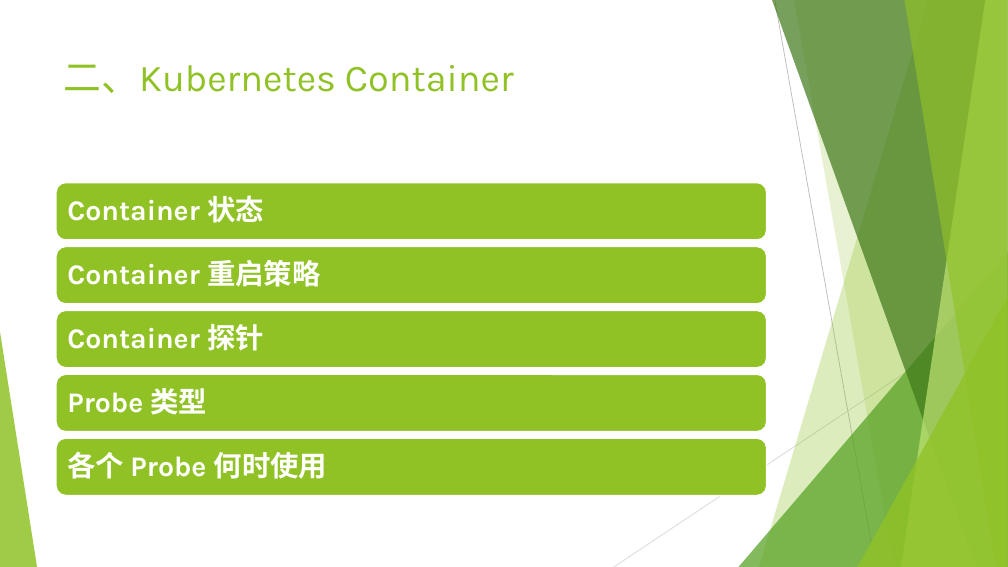
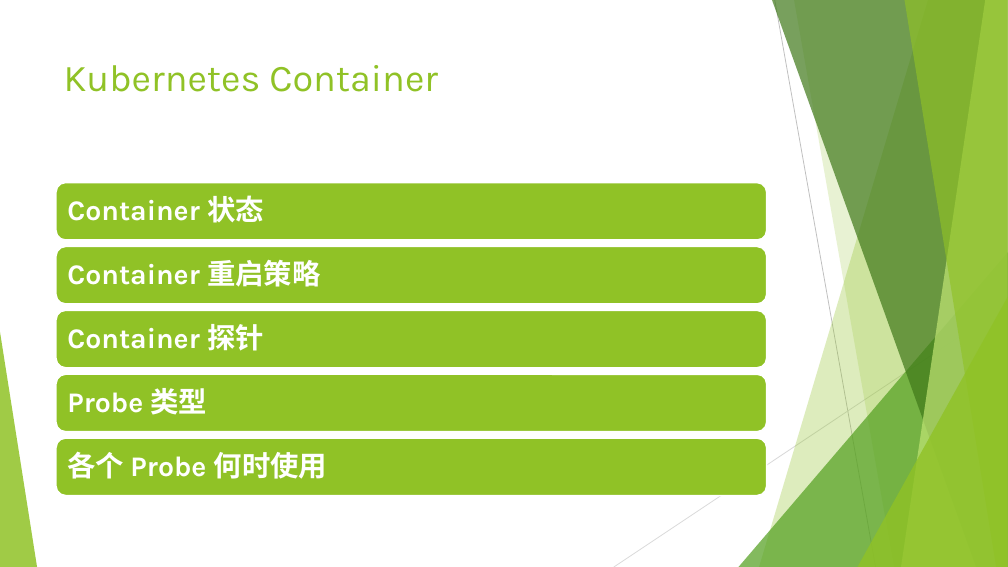
Before and after one commit to qinyudong89/qinyudong.github.io, a slide deck: slide 20 of _posts/k8s/Kubernetes原理.pptx (slide 7 before the commit). Drawn at 1008x567 pixels with LibreOffice and Linux fonts; fonts in the diff are those of the drawing. Boxes give left, top, right and bottom in pixels: in the first picture for what was removed or moved away, otherwise in the second. Text is boxed around its words. In the diff, an @@ line names an element or a change of style, - is before the commit and + after.

```diff
--- a/_posts/k8s/Kubernetes原理.pptx
+++ b/_posts/k8s/Kubernetes原理.pptx
@@ title at (64,65,438,92): text changed @@
-二、Kubernetes Container
+Kubernetes Container
```
Also in this commit, not shown: 6 other slides changed, 14 slides added.
